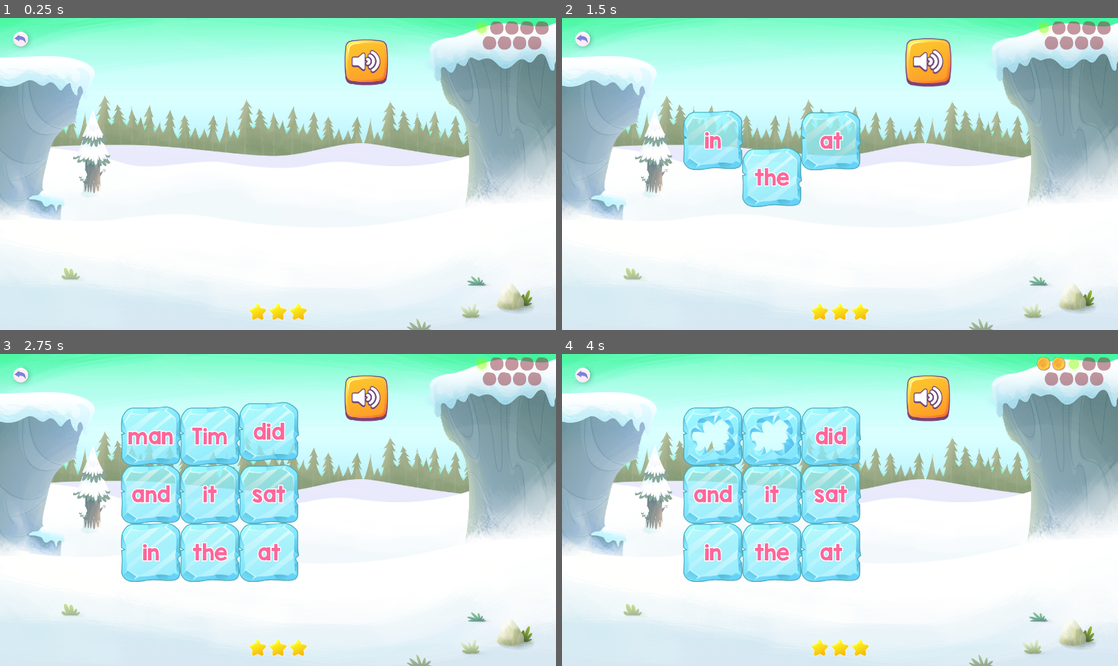
Above: before the commit, frames 1-4 (two rows, left to right).
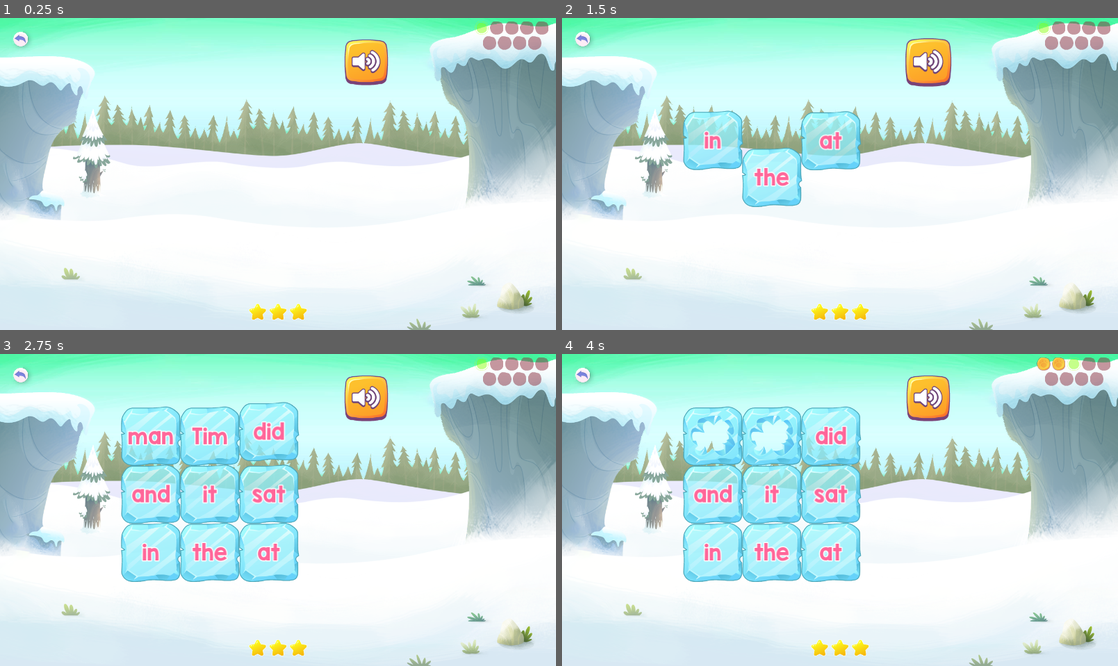
Above: after the commit, the same moments.

Repository: anatolbogun/knock-it-down-godot-port
Game: Godot game, scene res://src/game_states/main_game_state.tscn
Same seed, same stepped clock (60 frames per second), same inputs: the game is played once before the commit and once after it.
Inputs (mouse positions are in pixels of both pictures, inside the frame that each line leads up to):
- Up to frame 1 (0.25 s): no input
- Up to frame 2 (1.5 s): click (928, 61) at 0.5 s; click "in" at 1.25 s
- Up to frame 3 (2.75 s): click "man" at 2 s
- Up to frame 4 (4 s): click "man" at 2.75 s; click "Tim" at 3.5 s

The runs differ from the first frame. In frame 1, less than 0.1% of the frame differs, in the area x 3-99%, y 2-10%; in frame 2, 0.3%; in frame 3, 0.5%, in the area x 3-99%, y 2-71%; in frame 4, 0.5%.

Commit message:
changed project settings; always_on_top dev temp

Diff:
--- a/project.godot
+++ b/project.godot
@@ -19,6 +19,8 @@
 
 window/size/viewport_width=1366
 window/size/viewport_height=768
+window/size/always_on_top=true
+window/stretch/mode="canvas_items"
 
 [editor_plugins]
 
